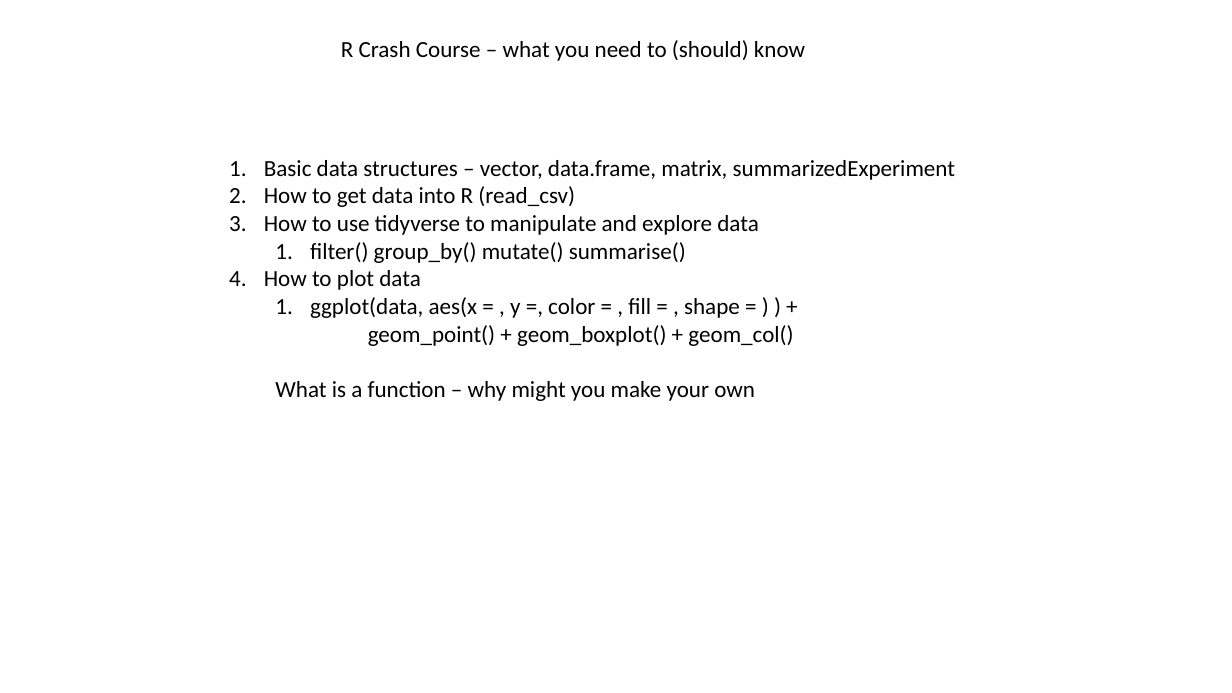
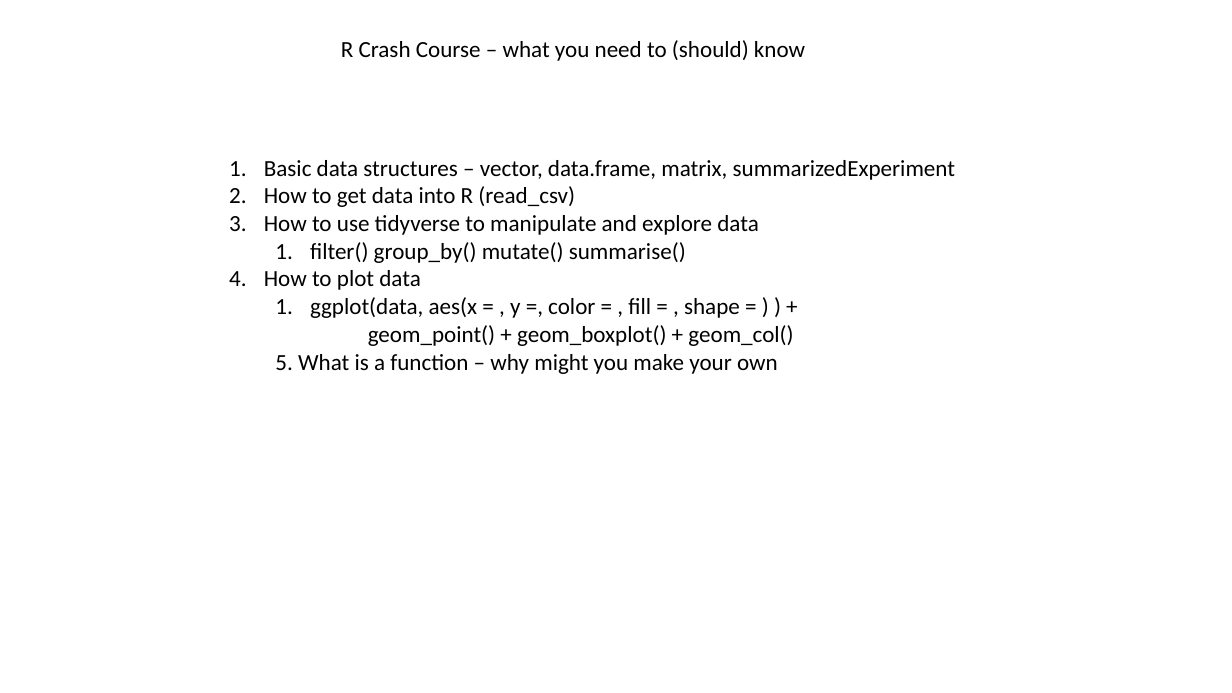
Before and after one commit to jraab/GNET749_RNAseq, a slide deck: slide 26 of lectures/2025_GNET749_Lecture3.pptx (slide 25 before the commit). Drawn at 1232x693 pixels with LibreOffice and Linux fonts; fonts in the diff are those of the drawing. Boxes give left, top, right and bottom in pixels: in the first picture for what was removed or moved away, otherwise in the second. Text is boxed around its words. In the diff, an @@ line names an element or a change of style, - is before the commit and + after.

```diff
--- a/lectures/2025_GNET749_Lecture3.pptx
+++ b/lectures/2025_GNET749_Lecture3.pptx
@@ text at <box>275,354,778,374</box>: text changed @@
-  What is a function – why might you make your own
+  5. What is a function – why might you make your own
```
Also in this commit, not shown: 1 other slide changed, 3 other files.
